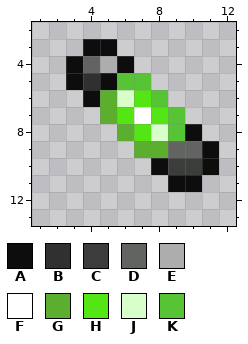
Pixel-art sprite, stored at Artwork/Reactor_Cell_Uranium_Enhanced.png. The first picture shows the starting point.
The file is 32x32 pixels, drawn in blocks of 2x2; one block is one cell here. Shown: x 1..12, y 2..13.
Palette (. is transparent): A #0d0d0d  B #2f302f  C #3b3d3b  D #616461  E #acadac  F #ffffff  G #5cae2e  H #54e614  J #d8ffc9  K #56c435
Pixels before, first column x 3:
 3 .AA......
 4 ADEA.....
 5 ABAKK....
 6 .AGJHK...
 7 ..GHFHK..
 8 ...GHJKA.
 9 ....GGDDA
10 .....ACCA
11 ......AA.
After:
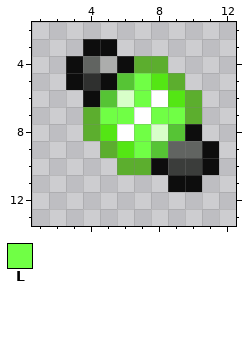
Colours new in this view: L #70ff45
From old to new:
y 4: x 7..8 .. -> GG
y 5: x 7..9 K.. -> LHG
y 6: x 5 G -> K; x 7..10 HK.. -> LFHG
y 7: x 4..6 .GH -> GLL; x 8..10 HK. -> LLG
y 8: x 4..7 ..GH -> GHFL
y 9: x 5..8 ..GG -> GHLK
y 10: x 6..7 .. -> GG
Where, in picture pixels (left, top, right, bottom), the same in both pictures:
changed: (83, 56, 202, 175)
